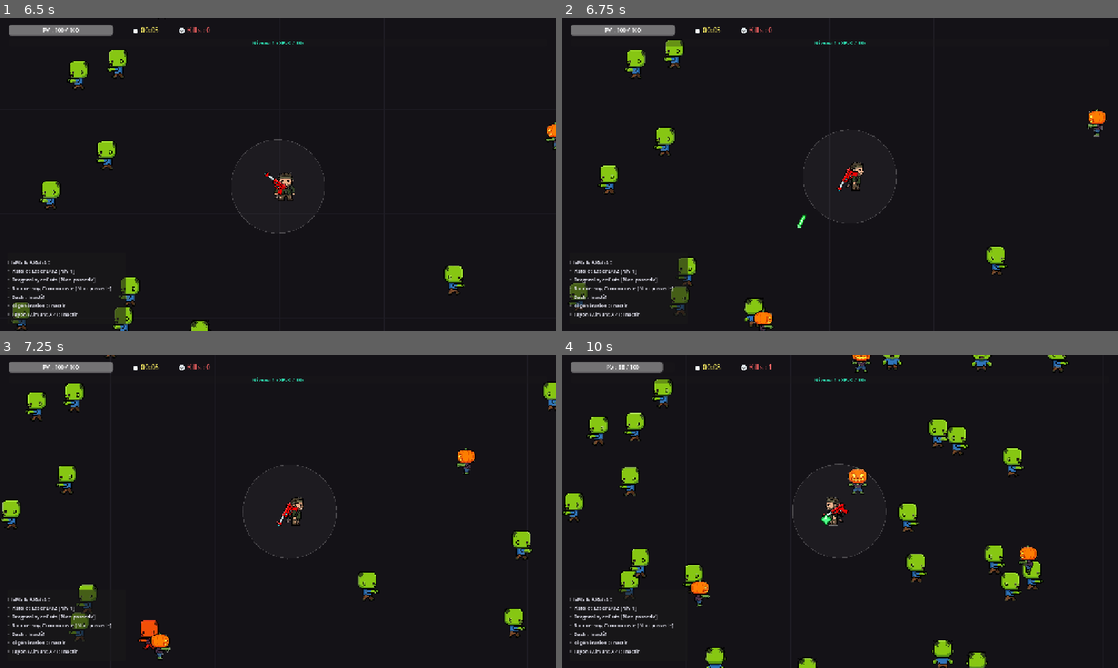
Above: before the commit, frames 1-4 (two rows, left to right).
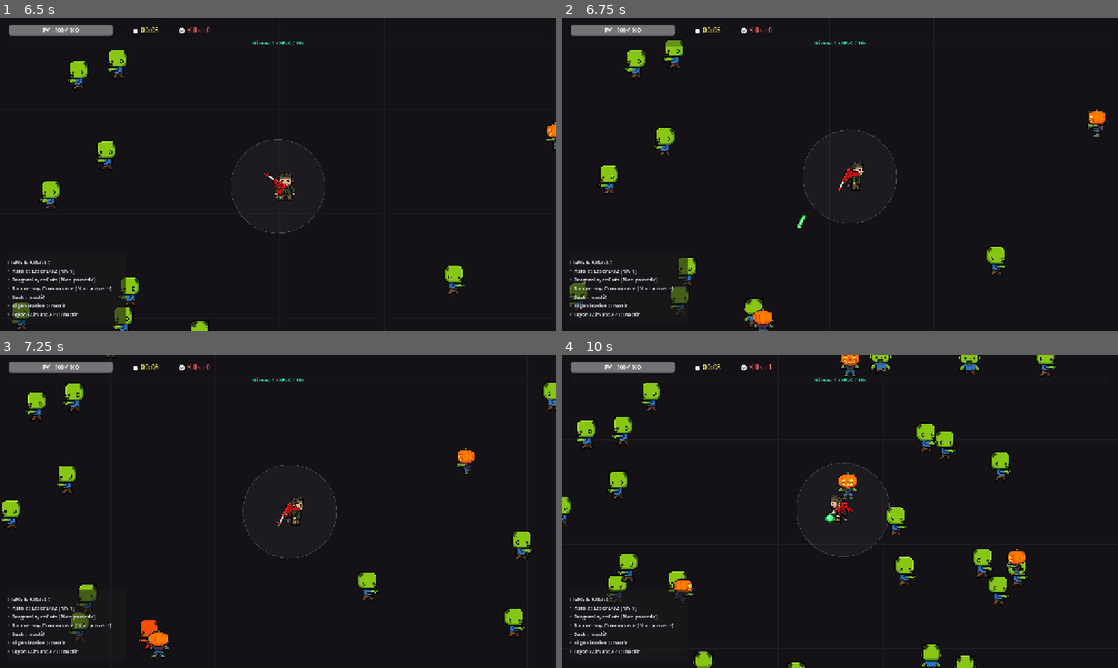
Above: after the commit, the same moments.

Repository: Silasdef/Spooky-Scary-Z
Game: Godot game, scene res://scenes/Menu/MainMenu.tscn
Same seed, same stepped clock (60 frames per second), same inputs: the game is played once before the commit and once after it. Sound files missing from this copy of the repository are replaced by a short silence.
Inputs:
- Up to frame 1 (6.5 s): click "JOUER" at 0.5 s; tap Enter at 1.25, 5.1 s; hold Right (move_right) 1.28-2.03 s; tap Space (dash) at 1.35, 5.85 s; hold Down (move_down) 2.03-2.78 s; tap E (interact) at 2.1 s; hold Right (move_right) 2.78-3.53 s; tap Q at 2.85 s; hold Up (move_up) 3.53-4.28 s; tap Z at 3.6 s; hold Left (move_left) 4.28-5.78 s; tap Shift at 4.35 s; hold Down (move_down) from 5.78 s (still down)
- Up to frame 2 (6.75 s): release Down (move_down) at 6.53 s; hold Right (move_right) from 6.53 s (still down); tap E (interact) at 6.6 s
- Up to frame 3 (7.25 s): keep holding Right (move_right)
- Up to frame 4 (10 s): release Right (move_right) at 7.28 s; hold Up (move_up) 7.28-8.03 s; tap one key every 0.75 s from 7.35 s: Q Z Shift Enter; hold Right (move_right) 8.03-8.78 s; hold Down (move_down) 8.78-9.53 s; hold Left (move_left) from 9.53 s (still down)

Frame 1 is identical in both runs. In frame 2, 0.1% of the frame differs, in the area x 34-38%, y 92-100%; in frame 3, 0.2%; in frame 4, 8.1%, in the area x 0-91%, y 0-100%.

Commit message:
fix: change colition

Diff:
--- a/scenes/Enemies/FrankensteinBoss.tscn
+++ b/scenes/Enemies/FrankensteinBoss.tscn
@@ -7,7 +7,7 @@
 
 [node name="FrankensteinBoss" type="CharacterBody2D"]
 collision_layer = 4
-collision_mask = 7
+collision_mask = 1
 script = ExtResource("1_fb")
 
 [node name="CollisionShape2D" type="CollisionShape2D" parent="."]
--- a/scenes/Enemies/ZombieBasic.tscn
+++ b/scenes/Enemies/ZombieBasic.tscn
@@ -7,7 +7,7 @@
 
 [node name="ZombieBasic" type="CharacterBody2D"]
 collision_layer = 4
-collision_mask = 7
+collision_mask = 1
 script = ExtResource("1_zb")
 
 [node name="CollisionShape2D" type="CollisionShape2D" parent="."]
Not shown, changed: .gitignore
